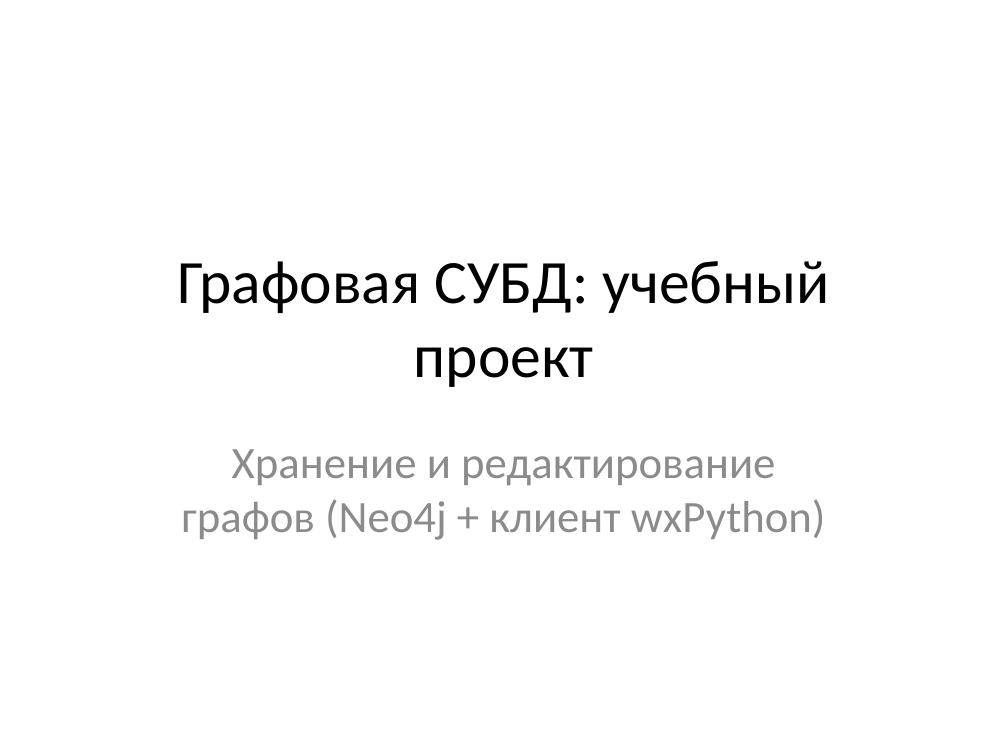
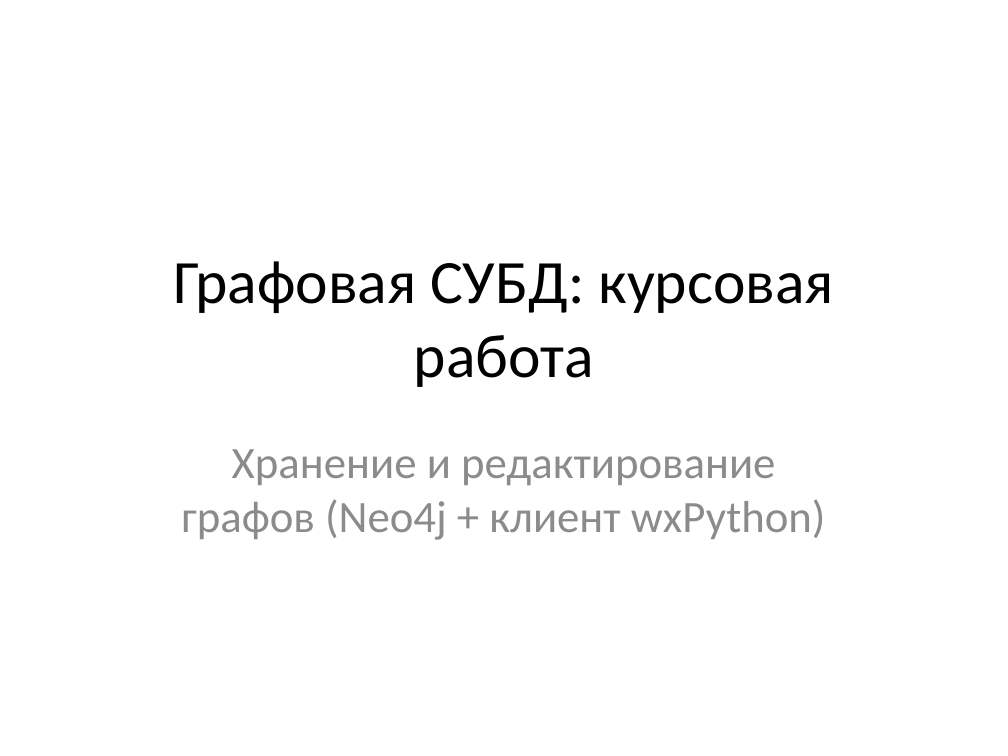
Before and after one commit to SasnikOmega/graph-search-engine, a slide deck: slide 1 of docs/презентация.pptx. Drawn at 1008x756 pixels with LibreOffice and Linux fonts; fonts in the diff are those of the drawing. Boxes give left, top, right and bottom in pixels: in the first picture for what was removed or moved away, otherwise in the second. Text is boxed around its words. In the diff, an @@ line names an element or a change of style, - is before the commit and + after.

```diff
--- a/docs/презентация.pptx
+++ b/docs/презентация.pptx
@@ title at bbox=[173, 261, 834, 387]: text changed @@
-Графовая СУБД: учебный проект
+Графовая СУБД: курсовая работа
```
Also in this commit, not shown: 6 other slides changed, 4 slides added, 3 slides removed.
